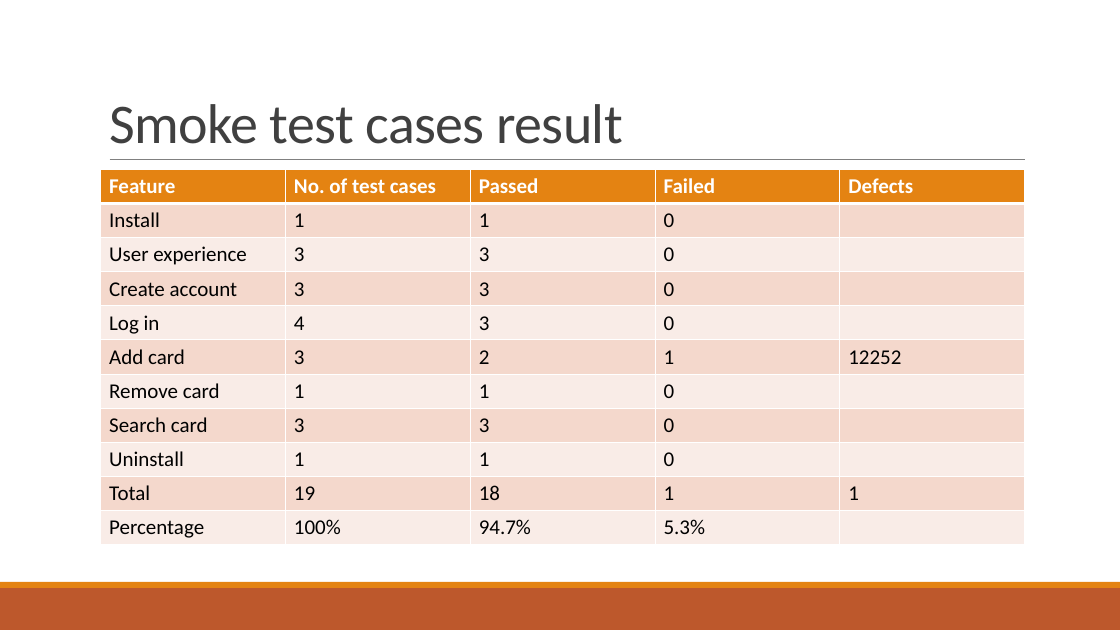
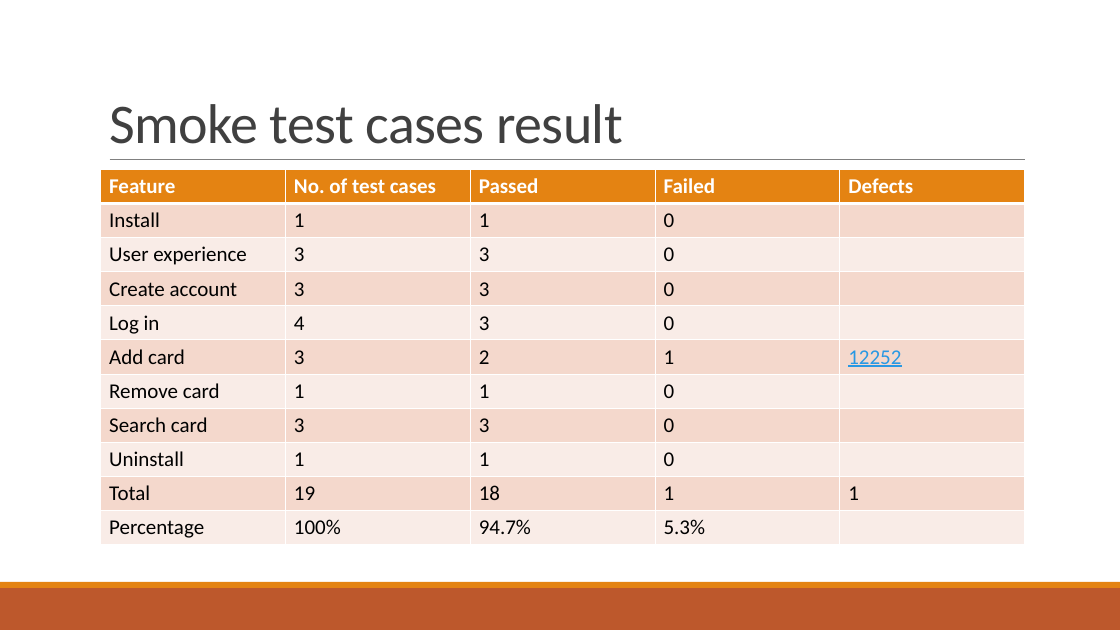
Before and after one commit to corinaradu/siit-testing, a slide deck: slide 7 of final-project/virtual-cards/virtual-cards.pptx. Drawn at 1120x630 pixels with LibreOffice and Linux fonts; fonts in the diff are those of the drawing. Boxes give left, top, right and bottom in pixels: in the first picture for what was removed or moved away, otherwise in the second. Text is boxed around its words. In the diff, an @@ line names an element or a change of style, - is before the commit and + after.

```diff
--- a/final-project/virtual-cards/virtual-cards.pptx
+++ b/final-project/virtual-cards/virtual-cards.pptx
@@ table at <box>101,170,1025,544</box> @@
@@ text colour #000000 to #2998E3, underline on in "12252" @@
```
Also in this commit, not shown: 5 other slides changed, 20 other files.
